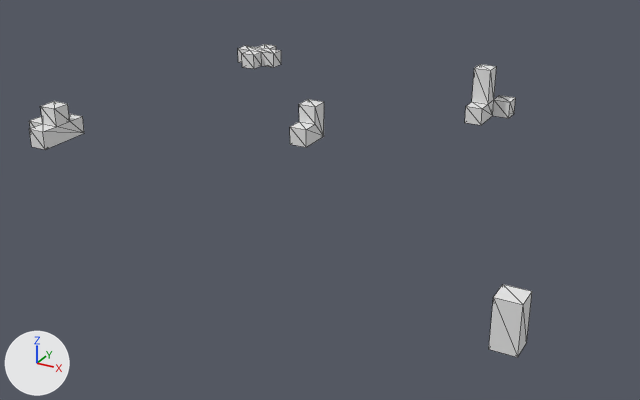
What one commit did to the OBJ model Hawktober-Jam3D/Assets/Nhat's Assets/Meshs/Grass/Grass2.obj.
Before and after are seen from a 50 mm lens placed at (2.22, -4.09, 1.65), pointed at (0.09, -0.22, -0.28). The lights are fixed; the arrows at lower left show +X, +Y and +Z. Mesh edges are drawn as thin lines. Where no turn or scale is listed for an object, it has been applied to the vertices. Vertices at the same position are counted once.

Objects in the first picture: 'Untitled'.
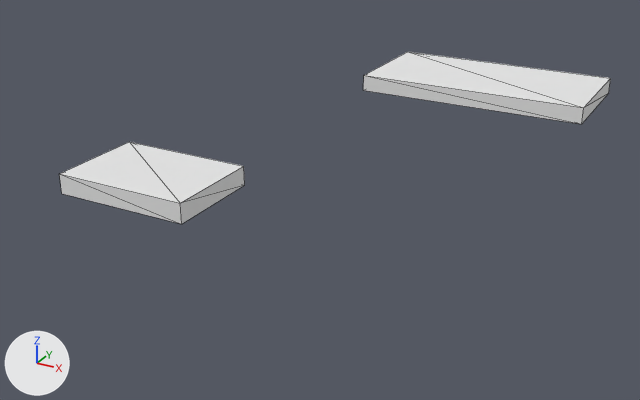
Pixel boxes (x1, y1, x2, y2) of what changed, in the pictures (640 x 400 px):
'Untitled', reshaped (10% wider, 45% shorter)
    before: (29, 44, 532, 357)
    after: (59, 52, 611, 224)
part 1 of me_untitled, added
    after: (59, 142, 245, 224)
part 2 of me_untitled, added
    after: (363, 52, 611, 124)
part 3 of me_untitled, deleted
    before: (238, 44, 281, 69)
part 4 of me_untitled, deleted
    before: (29, 101, 84, 150)
part 5 of me_untitled, deleted
    before: (465, 64, 516, 125)
part 6 of me_untitled, deleted
    before: (290, 99, 324, 147)
part 7 of me_untitled, deleted
    before: (489, 284, 532, 357)

Edits to the bpy script that builds the scene:
```text
Change me_untitled:
    where me_untitled.from_pydata(...)  # 85 vertices, 150 faces; spans x -1.4..1.6, y -1.6..1.3, z 0.0..0.3
    used by ob_untitled; location = (0.0, 0.0, 0.0)
    me_untitled part 1: a new loose piece, a box spanning x -0.7..0.0, y -1.3..-0.8, z 0.0..0.1, in mat_palette (white #e7e7e7)
    me_untitled part 2: a new loose piece, a box spanning x -0.2..1.2, y 0.9..1.6, z 0.0..0.1, in mat_palette (white #e7e7e7)
    me_untitled part 3: the loose piece of 24 vertices spanning x -1.3..-1.0, y 1.0..1.3, z 0.0..0.1 is deleted
    me_untitled part 4: the loose piece of 22 vertices spanning x -1.4..-1.2, y -0.9..-0.6, z 0.0..0.2 is deleted
    me_untitled part 5: the loose piece of 19 vertices spanning x 0.6..0.8, y 0.6..0.9, z 0.0..0.3 is deleted
    me_untitled part 6: the loose piece of 12 vertices spanning x -0.1..0.0, y -0.2..0.0, z 0.0..0.2 is deleted
    me_untitled part 7: the loose piece of 8 vertices spanning x 1.5..1.6, y -1.6..-1.5, z 0.0..0.2 is deleted
```
